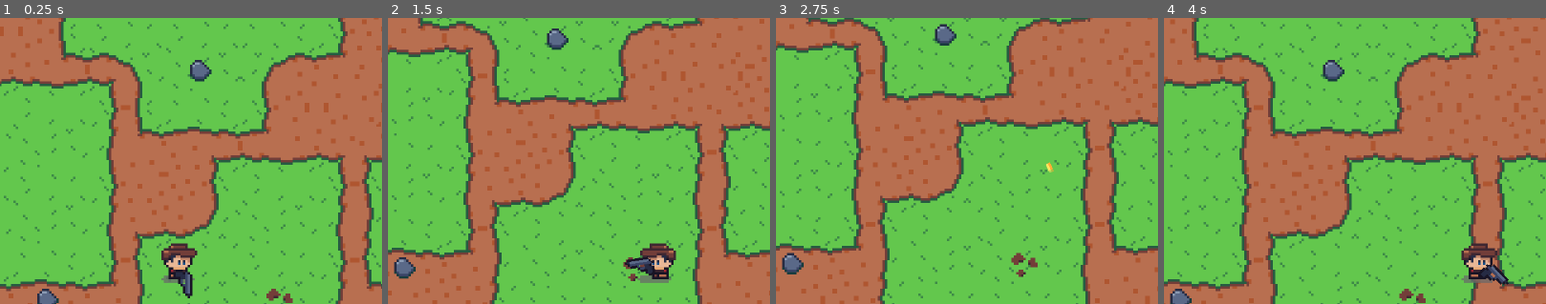
Above: before the commit, frames 1-4 (left to right).
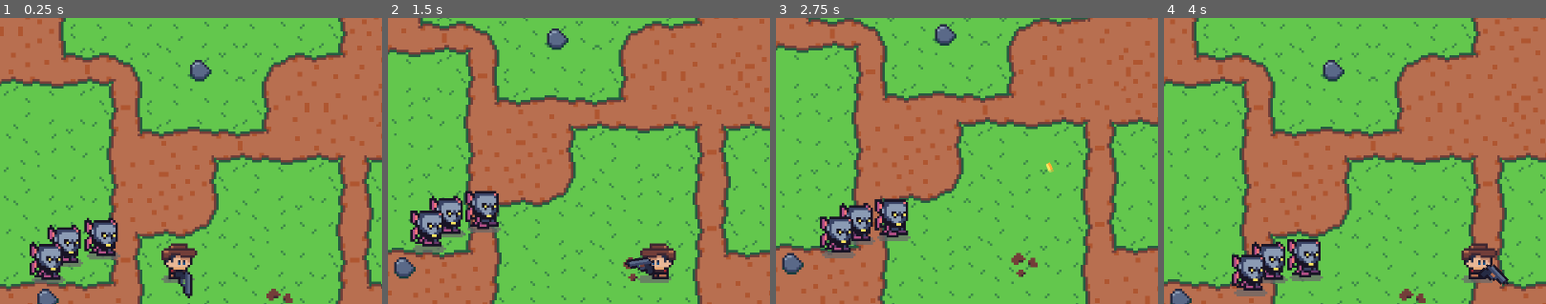
Above: after the commit, the same moments.

Repository: alstonStone/Godot_401
Game: Godot game, scene res://scenes/world/world.tscn
Same seed, same stepped clock (60 frames per second), same inputs: the game is played once before the commit and once after it.
Inputs (mouse positions are % of the whole screen's width and height, from its top left):
- Up to frame 1 (0.25 s): no input
- Up to frame 2 (1.5 s): move the mouse to (72, 45) at 0.52 s; hold D (move_right) 0.53-1.28 s; move the mouse to (30, 55) at 1.27 s; hold S (move_down) from 1.28 s (still down)
- Up to frame 3 (2.75 s): move the mouse to (60, 28) at 2.02 s; release S (move_down) at 2.03 s; hold D (move_right) from 2.03 s (still down)
- Up to frame 4 (4 s): move the mouse to (45, 70) at 2.77 s; release D (move_right) at 2.78 s; hold W (move_up) 2.78-3.53 s; move the mouse to (80, 65) at 3.52 s; hold A (move_left) from 3.53 s (still down)
The pictures show only the part of the screen within x 26-76%, y 4-54%; the shares and areas given below are measured in that part.

The runs differ from the first frame. In frame 1, 3.2% of the frame differs, in the area x 7-32%, y 69-93%; in frame 2, 3.2%; in frame 3, 3.3%, in the area x 11-36%, y 63-84%; in frame 4, 3.2%.

Commit message:
EP 3/8 - Complete

Diff:
--- a/swarmed/scenes/bullet/bullet.gd
+++ b/swarmed/scenes/bullet/bullet.gd
@@ -3,6 +3,7 @@
 
 
 var speed := 300
+@export var damage := 3
 
 func _physics_process(delta: float) -> void:
 	var direction := Vector2.from_angle(global_rotation)
--- a/swarmed/scenes/bullet/bullet.tscn
+++ b/swarmed/scenes/bullet/bullet.tscn
@@ -8,7 +8,7 @@
 
 [node name="Bullet" type="AnimatableBody2D" unique_id=1823829010]
 collision_layer = 8
-collision_mask = 4
+collision_mask = 0
 sync_to_physics = false
 script = ExtResource("1_83itf")
 
--- /dev/null
+++ b/swarmed/scenes/enemy/enemy.gd
@@ -0,0 +1,51 @@
+class_name Enemy
+extends CharacterBody2D
+
+enum State {Moving, Hurting, Dying}
+
+var state := State.Moving
+
+@onready var animation_player: AnimationPlayer = $AnimationPlayer
+@onready var animation_start_timer: Timer = $AnimationStartTimer
+@onready var body_sprite: Sprite2D = $BodySprite
+@onready var current_health := max_health
+
+@export var player: Player = null
+@export var speed: float = 500.0
+@export var max_health := 15
+
+
+
+
+func _ready() -> void:
+	animation_start_timer.start(randf_range(0,0.6))
+
+func _physics_process(delta: float) -> void:
+	if player != null:
+		if state == State.Moving:
+			var direction := position.direction_to(player.position)
+			body_sprite.flip_h = (direction.x < 0)
+			velocity = (direction * speed) * delta
+		else:
+			velocity = Vector2.ZERO
+	move_and_slide()
+
+
+func _on_animation_start_timer_timeout() -> void:
+	animation_player.play("walk")
+
+
+func _on_bullet_detection_area_body_entered(body: Node2D) -> void:
+	if body is Bullet:
+		current_health = clamp(current_health - body.damage,0,max_health)
+		if current_health > 0:
+			state = State.Hurting
+			animation_player.play("hurt")
+		else:
+			state = State.Dying
+			self.queue_free()
+		body.queue_free()
+
+func recover() -> void:
+	animation_player.play("walk")
+	state = State.Moving
--- /dev/null
+++ b/swarmed/scenes/enemy/enemy.tscn
@@ -0,0 +1,118 @@
+[gd_scene format=3 uid="uid://dl7nv6iulnkd8"]
+
+[ext_resource type="Script" uid="uid://bcausjtb02jmr" path="res://scenes/enemy/enemy.gd" id="1_a3pup"]
+[ext_resource type="Texture2D" uid="uid://c4bff3qak6sv1" path="res://assets/textures/characters/shadow.png" id="2_40wdo"]
+[ext_resource type="Texture2D" uid="uid://w6y8ptgs16lv" path="res://assets/textures/characters/gargoyle.png" id="3_40wdo"]
+
+[sub_resource type="CircleShape2D" id="CircleShape2D_bprj7"]
+radius = 5.0
+
+[sub_resource type="Animation" id="Animation_a3pup"]
+length = 0.001
+tracks/0/type = "value"
+tracks/0/imported = false
+tracks/0/enabled = true
+tracks/0/path = NodePath("BodySprite:frame")
+tracks/0/interp = 1
+tracks/0/loop_wrap = true
+tracks/0/keys = {
+"times": PackedFloat32Array(0),
+"transitions": PackedFloat32Array(1),
+"update": 1,
+"values": [0]
+}
+
+[sub_resource type="Animation" id="Animation_40wdo"]
+resource_name = "hurt"
+length = 0.2
+step = 0.1
+tracks/0/type = "value"
+tracks/0/imported = false
+tracks/0/enabled = true
+tracks/0/path = NodePath("BodySprite:frame")
+tracks/0/interp = 1
+tracks/0/loop_wrap = true
+tracks/0/keys = {
+"times": PackedFloat32Array(0, 0.1),
+"transitions": PackedFloat32Array(1, 1),
+"update": 1,
+"values": [3, 0]
+}
+tracks/1/type = "method"
+tracks/1/imported = false
+tracks/1/enabled = true
+tracks/1/path = NodePath(".")
+tracks/1/interp = 1
+tracks/1/loop_wrap = true
+tracks/1/keys = {
+"times": PackedFloat32Array(0.2),
+"transitions": PackedFloat32Array(1),
+"values": [{
+"args": [],
+"method": &"recover"
+}]
+}
+
+[sub_resource type="Animation" id="Animation_tjssy"]
+resource_name = "walk"
+length = 0.6
+loop_mode = 1
+step = 0.2
+tracks/0/type = "value"
+tracks/0/imported = false
+tracks/0/enabled = true
+tracks/0/path = NodePath("BodySprite:frame")
+tracks/0/interp = 1
+tracks/0/loop_wrap = true
+tracks/0/keys = {
+"times": PackedFloat32Array(0, 0.2, 0.39999998),
+"transitions": PackedFloat32Array(1, 1, 1),
+"update": 1,
+"values": [0, 1, 2]
+}
+
+[sub_resource type="AnimationLibrary" id="AnimationLibrary_gl05p"]
+_data = {
+&"RESET": SubResource("Animation_a3pup"),
+&"hurt": SubResource("Animation_40wdo"),
+&"walk": SubResource("Animation_tjssy")
+}
+
+[sub_resource type="CapsuleShape2D" id="CapsuleShape2D_neqkb"]
+radius = 7.0
+height = 16.0
+
+[node name="Enemy" type="CharacterBody2D" unique_id=1479622231]
+collision_layer = 4
+collision_mask = 4
+script = ExtResource("1_a3pup")
+
+[node name="ShadowSprite" type="Sprite2D" parent="." unique_id=1525867456]
+texture = ExtResource("2_40wdo")
+
+[node name="BodySprite" type="Sprite2D" parent="." unique_id=1999477904]
+texture = ExtResource("3_40wdo")
+centered = false
+offset = Vector2(-8, -16)
+hframes = 4
+
+[node name="BodyCollisionShape2D" type="CollisionShape2D" parent="." unique_id=367034566]
+rotation = 1.5707964
+shape = SubResource("CircleShape2D_bprj7")
+
+[node name="AnimationPlayer" type="AnimationPlayer" parent="." unique_id=694559621]
+libraries/ = SubResource("AnimationLibrary_gl05p")
+
+[node name="AnimationStartTimer" type="Timer" parent="." unique_id=1342133180]
+one_shot = true
+
+[node name="BulletDetectionArea" type="Area2D" parent="." unique_id=1283842330]
+collision_layer = 0
+collision_mask = 8
+
+[node name="CollisionShape2D" type="CollisionShape2D" parent="BulletDetectionArea" unique_id=1832796353]
+position = Vector2(0, -8)
+shape = SubResource("CapsuleShape2D_neqkb")
+
+[connection signal="timeout" from="AnimationStartTimer" to="." method="_on_animation_start_timer_timeout"]
+[connection signal="body_entered" from="BulletDetectionArea" to="." method="_on_bullet_detection_area_body_entered"]
--- a/swarmed/scenes/player/player.gd
+++ b/swarmed/scenes/player/player.gd
@@ -1,7 +1,7 @@
 class_name Player
 extends CharacterBody2D
 
-signal shot_fired(global_position: Vector2, global_rotation: float)
+signal shot_fired(global_position: Vector2, global_rotation: float, damage: int)
 
 @onready var animation_player: AnimationPlayer = $AnimationPlayer
 @onready var weapon_pivot: Node2D = $WeaponPivot
@@ -12,6 +12,8 @@
 
 var speed: int = 4000
 @export var fire_rate := 2.0 #shots per second
+@export var damage_min := 3
+@export var damage_max := 5
 
 
 
@@ -43,4 +45,5 @@
 
 func shoot() -> void:
 	weapon.shoot()
-	shot_fired.emit(gun_tip.global_position, gun_tip.global_rotation)
+	var damage := randi_range(damage_min,damage_max)
+	shot_fired.emit(gun_tip.global_position, gun_tip.global_rotation,damage)
--- a/swarmed/scenes/world/world.gd
+++ b/swarmed/scenes/world/world.gd
@@ -5,8 +5,9 @@
 const BULLET := preload("res://scenes/bullet/bullet.tscn")
 
 
-func _on_player_shot_fired(global_position: Vector2, global_rotation: float) -> void:
+func _on_player_shot_fired(global_position: Vector2, global_rotation: float, damage: int) -> void:
 	var new_bullet := BULLET.instantiate()
 	new_bullet.global_position = global_position
 	new_bullet.global_rotation = global_rotation
+	new_bullet.damage = damage
 	add_child(new_bullet)
--- a/swarmed/scenes/world/world.tscn
+++ b/swarmed/scenes/world/world.tscn
@@ -3,6 +3,7 @@
 [ext_resource type="Script" uid="uid://dqhlkss18rwai" path="res://scenes/world/world.gd" id="1_1fp7r"]
 [ext_resource type="Texture2D" uid="uid://r8c1mr31dunb" path="res://assets/textures/backgrounds/map-background.png" id="1_dphjl"]
 [ext_resource type="PackedScene" uid="uid://c6wadhpdu25p3" path="res://scenes/player/player.tscn" id="2_sl2e5"]
+[ext_resource type="PackedScene" uid="uid://dl7nv6iulnkd8" path="res://scenes/enemy/enemy.tscn" id="4_6m72w"]
 
 [sub_resource type="RectangleShape2D" id="RectangleShape2D_neqkb"]
 size = Vector2(20, 270)
@@ -11,6 +12,7 @@
 size = Vector2(380, 20)
 
 [node name="World" type="Node2D" unique_id=826623239]
+y_sort_enabled = true
 script = ExtResource("1_1fp7r")
 
 [node name="Background" type="Sprite2D" parent="." unique_id=1393675441]
@@ -58,4 +60,16 @@
 position = Vector2(170, -10)
 shape = SubResource("RectangleShape2D_7pehq")
 
+[node name="Enemy" parent="." unique_id=1479622231 node_paths=PackedStringArray("player") instance=ExtResource("4_6m72w")]
+position = Vector2(127, 126)
+player = NodePath("../Player")
+
+[node name="Enemy2" parent="." unique_id=522885327 node_paths=PackedStringArray("player") instance=ExtResource("4_6m72w")]
+position = Vector2(123, 127)
+player = NodePath("../Player")
+
+[node name="Enemy3" parent="." unique_id=1217262716 node_paths=PackedStringArray("player") instance=ExtResource("4_6m72w")]
+position = Vector2(110, 135)
+player = NodePath("../Player")
+
 [connection signal="shot_fired" from="Player" to="." method="_on_player_shot_fired"]
Not shown, added: swarmed/scenes/enemy/enemy.gd.uid
